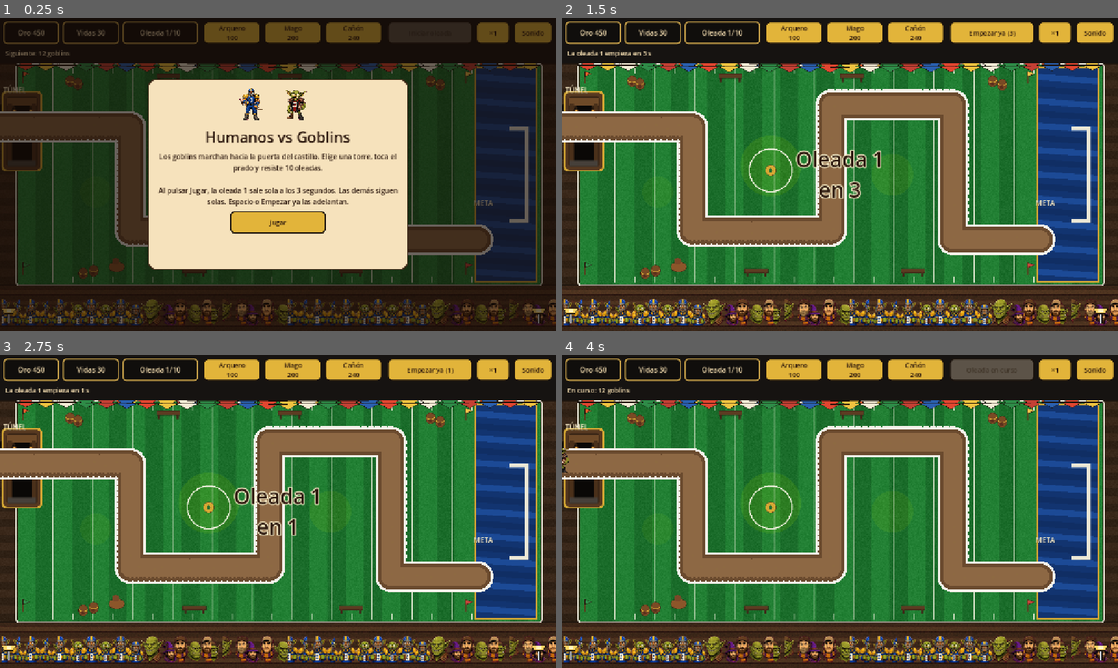
Above: before the commit, frames 1-4 (two rows, left to right).
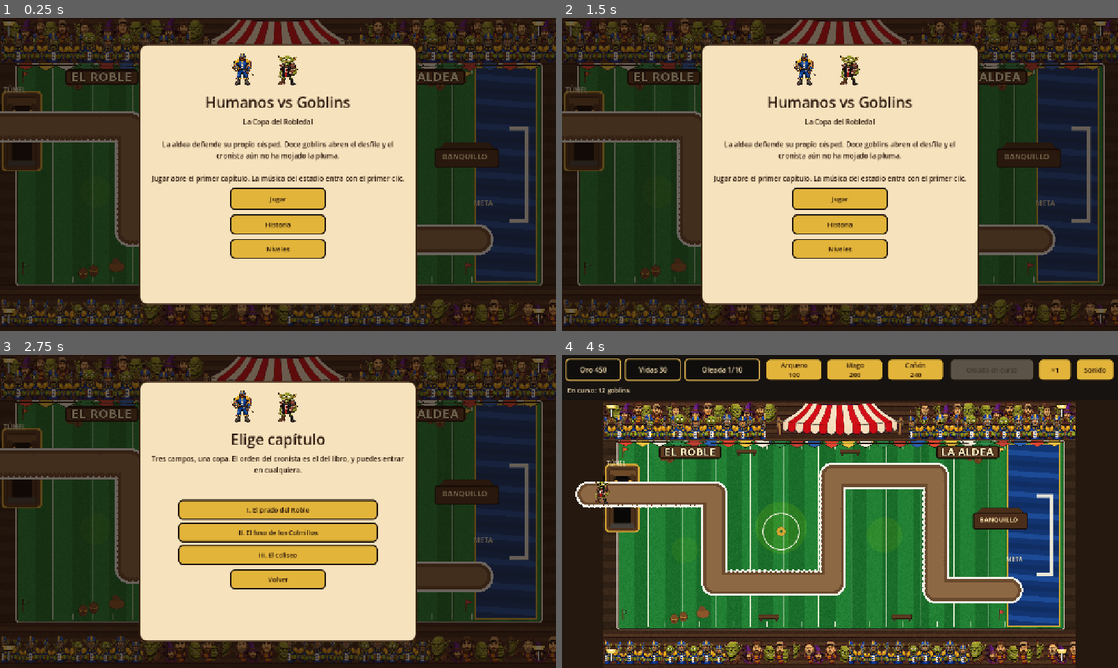
Above: after the commit, the same moments.

Repository: davidquirossoltero-commits/humanos-vs-goblins
Game: Godot game, scene res://scenes/main.tscn
Two runs of this game, one before a commit and one after it. Both use one fixed random seed, a clock stepped at 60 frames per second and the inputs below.
Inputs (mouse positions are in pixels of both pictures, inside the frame that each line leads up to):
- Up to frame 1 (0.25 s): no input
- Up to frame 2 (1.5 s): click (840, 224) at 0.5 s, where only the run after the commit has a clickable "Historia"; click (840, 277) at 1.25 s, where only the run after the commit has a clickable "Volver"
- Up to frame 3 (2.75 s): click (278, 586) at 2 s, where only the run after the commit has a clickable "Niveles"
- Up to frame 4 (4 s): click (840, 508) at 2.75 s, where only the run after the commit has a clickable "I. El prado del Roble"; click (990, 370) at 3.5 s, where only the run before the commit has a clickable "Empezar ya (1)"

The runs differ from the first frame. In frame 1, 28% of the frame differs, in the area x 0-100%, y 0-92%; in frame 2, 90%, in the area x 0-100%, y 0-100%; in frame 3, 90%; in frame 4, 57%.

Commit message:
Añade la Copa del Robledal: tres campos, menú y ambiente de estadio.
La crónica abre el juego, cada capítulo tiene su tablero y la música suave de órgano y grada entra con el primer clic.

Co-authored-by: david.quiros.soltero <david.quiros.soltero@gmail.com>

Diff:
--- /dev/null
+++ b/data/campaign.json
@@ -0,0 +1,82 @@
+{
+  "title": "La Copa del Robledal",
+  "chronicle": "El cronista abre el libro de la aldea.\n\nHace tres lunas, el clan de los Colmillos clavó un estandarte en el prado. No declaran una guerra: proponen un torneo de tres partidos por el camino del bosque. Reglas de taberna, público en la grada y una meta que no se puede ceder.\n\nSi el equipo del Roble gana los tres campos, el paso queda franco. Si cae, la aldea paga el peaje.\n\nCapítulo I. El prado del Roble. Se juega en casa, sobre el césped de la aldea.\nCapítulo II. El foso de los Colmillos. Barro, antorchas y un camino más sucio.\nCapítulo III. El coliseo. La final, bajo una grada de piedra.",
+  "chapters": [
+    {
+      "id": "roble",
+      "name": "I. El prado del Roble",
+      "pitch": "pitch",
+      "use_base_map": true,
+      "wave_from": 0,
+      "wave_to": 10,
+      "blurb": "La aldea defiende su propio césped. Doce goblins abren el desfile y el cronista aún no ha mojado la pluma.",
+      "win": "El prado aguanta. El cronista pasa la página: el siguiente campo ya está marcado en el mapa."
+    },
+    {
+      "id": "foso",
+      "name": "II. El foso de los Colmillos",
+      "pitch": "pitch_foso",
+      "use_base_map": false,
+      "wave_from": 3,
+      "wave_to": 9,
+      "blurb": "Hay que jugar de visita. El camino zigzaguea entre el barro y las antorchas del clan.",
+      "win": "El foso se queda sin voz. Solo queda la final, bajo la grada de piedra.",
+      "map": {
+        "id": "foso",
+        "name": "Foso de los Colmillos",
+        "width": 1280,
+        "height": 720,
+        "path_radius": 42,
+        "build_margin": 28,
+        "pitch": "pitch_foso",
+        "waypoints": [
+          {"x": -40, "y": 200},
+          {"x": 240, "y": 200},
+          {"x": 240, "y": 520},
+          {"x": 540, "y": 520},
+          {"x": 540, "y": 180},
+          {"x": 840, "y": 180},
+          {"x": 840, "y": 500},
+          {"x": 1140, "y": 500}
+        ],
+        "blocked": [
+          {"x": 0, "y": 140, "w": 78, "h": 150},
+          {"x": 1040, "y": 400, "w": 240, "h": 280}
+        ]
+      }
+    },
+    {
+      "id": "coliseo",
+      "name": "III. El coliseo",
+      "pitch": "pitch_coliseo",
+      "use_base_map": false,
+      "wave_from": 4,
+      "wave_to": 10,
+      "blurb": "La final. La grada es de piedra y el camino cruza el campo entero. Quien llegue a la meta se queda el bosque.",
+      "win": "La copa es del Roble. Los Colmillos vuelven al foso y el camino del bosque queda franco.",
+      "map": {
+        "id": "coliseo",
+        "name": "Coliseo de la Final",
+        "width": 1280,
+        "height": 720,
+        "path_radius": 42,
+        "build_margin": 28,
+        "pitch": "pitch_coliseo",
+        "waypoints": [
+          {"x": -30, "y": 340},
+          {"x": 260, "y": 340},
+          {"x": 260, "y": 170},
+          {"x": 580, "y": 170},
+          {"x": 580, "y": 540},
+          {"x": 920, "y": 540},
+          {"x": 920, "y": 250},
+          {"x": 1180, "y": 250}
+        ],
+        "blocked": [
+          {"x": 0, "y": 260, "w": 70, "h": 170},
+          {"x": 1060, "y": 150, "w": 220, "h": 220}
+        ]
+      }
+    }
+  ]
+}
--- a/project.godot
+++ b/project.godot
@@ -25,7 +25,7 @@
 
 renderer/rendering_method="gl_compatibility"
 renderer/rendering_method.mobile="gl_compatibility"
-environment/defaults/default_clear_color=Color(0.353, 0.659, 0.235, 1)
+environment/defaults/default_clear_color=Color(0.141, 0.094, 0.059, 1)
 textures/canvas_textures/default_texture_filter=1
 
 [input_devices]
--- a/scripts/draw_map.gd
+++ b/scripts/draw_map.gd
@@ -5,7 +5,7 @@
 static func render(c: CanvasItem, map: Dictionary) -> void:
 	var width := float(map.width)
 	var height := float(map.height)
-	var pitch := ArtBank.tex("pitch")
+	var pitch := ArtBank.tex(str(map.get("pitch", "pitch")))
 	if pitch:
 		c.draw_texture_rect(pitch, Rect2(0, 0, width, height), false)
 	else:
--- a/scripts/game_world.gd
+++ b/scripts/game_world.gd
@@ -34,6 +34,11 @@
 
 var base_position := Vector2.ZERO
 var base_scale := Vector2.ONE
+var campaign: Dictionary = {}
+var chapter := 0
+var cleared: Array = []
+var _base_waves: Array = []
+var _base_map: Dictionary = {}
 var toast_text := ""
 var toast_until := 0
 var banner_text := ""
@@ -57,6 +62,10 @@
 	add_child(sfx)
 	add_child(preload("res://scripts/map_view.gd").new())
 	add_child(preload("res://scripts/fx_view.gd").new())
+	campaign = Catalog._read("res://data/campaign.json")
+	_base_waves = catalog.waves.duplicate(true)
+	_base_map = catalog.map.duplicate(true)
+	_load_progress()
 
 
 func _process(delta: float) -> void:
@@ -84,17 +93,73 @@
 func play() -> void:
 	if phase != "menu":
 		return
+	start_chapter(chapter)
+
+
+func start_chapter(index: int) -> void:
+	if index < 0 or index >= chapter_count():
+		return
+	chapter = index
+	_apply_chapter()
+	_reset_match()
 	phase = "ready"
 	auto_next_at = now + FIRST_WAVE_DELAY
 	sfx.unlock()
 	changed.emit()
 
 
+func go_menu() -> void:
+	chapter = 0
+	catalog.waves = _base_waves.duplicate(true)
+	catalog.map = _base_map.duplicate(true)
+	route = PathRoute.new(catalog.map.waypoints)
+	_reset_match()
+	phase = "menu"
+	auto_next_at = -1.0
+	changed.emit()
+
+
+func chapter_count() -> int:
+	return (campaign.get("chapters", []) as Array).size()
+
+
+func chapter_name(index: int) -> String:
+	return str(_chapter(index).get("name", "Capítulo"))
+
+
+func chapter_blurb(index: int) -> String:
+	return str(_chapter(index).get("blurb", ""))
+
+
+func chapter_cleared(index: int) -> bool:
+	return index >= 0 and index < cleared.size() and bool(cleared[index])
+
+
+func campaign_title() -> String:
+	return str(campaign.get("title", "Humanos vs Goblins"))
+
+
+func chronicle() -> String:
+	return str(campaign.get("chronicle", ""))
+
+
+func has_next_chapter() -> bool:
+	return chapter + 1 < chapter_count()
+
+
 func restart() -> void:
+	_apply_chapter()
+	_reset_match()
+	phase = "ready"
+	auto_next_at = FIRST_WAVE_DELAY
+	sfx.unlock()
+	changed.emit()
+
+
+func _reset_match() -> void:
 	gold = int(catalog.balance.start_gold)
 	lives = int(catalog.balance.start_lives)
 	wave_number = 0
-	phase = "ready"
 	speed = 1
 	now = 0.0
 	towers.clear()
@@ -111,11 +176,49 @@
 	selected_id = -1
 	toast_text = ""
 	banner_text = ""
-	auto_next_at = FIRST_WAVE_DELAY
+	auto_next_at = -1.0
 	_pending_dead.clear()
 	_pending_spawns.clear()
-	sfx.unlock()
-	changed.emit()
+
+
+func _chapter(index: int) -> Dictionary:
+	var chapters: Array = campaign.get("chapters", [])
+	if index < 0 or index >= chapters.size():
+		return {}
+	return chapters[index]
+
+
+func _apply_chapter() -> void:
+	var entry := _chapter(chapter)
+	if entry.is_empty():
+		return
+	if bool(entry.get("use_base_map", false)):
+		catalog.map = _base_map.duplicate(true)
+	else:
+		catalog.map = (entry.map as Dictionary).duplicate(true)
+	catalog.map["pitch"] = str(entry.get("pitch", "pitch"))
+	var start := int(entry.get("wave_from", 0))
+	var finish := int(entry.get("wave_to", _base_waves.size()))
+	var slice: Array = []
+	for i in range(start, mini(finish, _base_waves.size())):
+		slice.append(_base_waves[i])
+	catalog.waves = slice
+	route = PathRoute.new(catalog.map.waypoints)
+
+
+func _load_progress() -> void:
+	cleared.clear()
+	var file := ConfigFile.new()
+	var found := file.load("user://copa_del_robledal.cfg") == OK
+	for i in chapter_count():
+		cleared.append(found and bool(file.get_value("copa", "c%d" % i, false)))
+
+
+func _save_progress() -> void:
+	var file := ConfigFile.new()
+	for i in cleared.size():
+		file.set_value("copa", "c%d" % i, bool(cleared[i]))
+	file.save("user://copa_del_robledal.cfg")
 
 
 func toggle_speed() -> void:
@@ -263,9 +366,9 @@
 
 func preview_text() -> String:
 	if phase == "won":
-		return "La aldea está a salvo"
+		return chapter_name(chapter)
 	if phase == "lost":
-		return "La puerta ha caído"
+		return "La meta ha caído"
 	if placing != "":
 		var definition := catalog.tower(placing)
 		return "Coloca: %s. Toca el prado. Clic derecho cancela." % definition.name
@@ -274,7 +377,7 @@
 		return ""
 	var wait := seconds_until_next()
 	if wait >= 0:
-		return "La oleada %d empieza en %d s" % [mini(wave_number + 1, catalog.waves.size()), wait]
+		return "%s. La oleada %d empieza en %d s" % [chapter_name(chapter), mini(wave_number + 1, catalog.waves.size()), wait]
 	var prefix := "En curso: " if phase == "combat" else "Siguiente: "
 	return prefix + WaveLogic.describe(catalog.waves[index], catalog.enemies)
 
@@ -568,6 +671,9 @@
 	if wave_number >= catalog.waves.size():
 		phase = "won"
 		banner_text = ""
+		if chapter >= 0 and chapter < cleared.size():
+			cleared[chapter] = true
+			_save_progress()
 		sfx.play("win")
 	else:
 		phase = "ready"
--- a/scripts/hud.gd
+++ b/scripts/hud.gd
@@ -30,6 +30,12 @@
 var overlay_button: Button
 var emblem: Node2D
 var _overlay_phase := ""
+var menu_page := "title"
+var story_button: Button
+var levels_button: Button
+var back_button: Button
+var chapter_box: VBoxContainer
+var chapter_buttons: Array = []
 var _card_key := ""
 var _selected_style: StyleBoxFlat
 var _normal_style: StyleBoxFlat
@@ -265,10 +271,10 @@
 	overlay.add_child(dim)
 	var panel := Panel.new()
 	panel.set_anchors_preset(PRESET_CENTER)
-	panel.offset_left = -300
-	panel.offset_right = 300
-	panel.offset_top = -220
-	panel.offset_bottom = 220
+	panel.offset_left = -320
+	panel.offset_right = 320
+	panel.offset_top = -300
+	panel.offset_bottom = 300
 	panel.add_theme_stylebox_override("panel", _box(Color("f6e2bc"), Color("3a2414"), 18))
 	overlay.add_child(panel)
 	var margin := MarginContainer.new()
@@ -303,44 +309,147 @@
 	overlay_button.size_flags_horizontal = Control.SIZE_SHRINK_CENTER
 	overlay_button.pressed.connect(_on_overlay_button)
 	box.add_child(overlay_button)
+	story_button = _button("Historia")
+	story_button.custom_minimum_size = Vector2(220, 46)
+	story_button.size_flags_horizontal = Control.SIZE_SHRINK_CENTER
+	story_button.pressed.connect(func() -> void:
+		menu_page = "story"
+		world.sfx.unlock()
+		_overlay_phase = ""
+		refresh()
+	)
+	box.add_child(story_button)
+	levels_button = _button("Niveles")
+	levels_button.custom_minimum_size = Vector2(220, 46)
+	levels_button.size_flags_horizontal = Control.SIZE_SHRINK_CENTER
+	levels_button.pressed.connect(func() -> void:
+		menu_page = "levels"
+		world.sfx.unlock()
+		_overlay_phase = ""
+		refresh()
+	)
+	box.add_child(levels_button)
+	chapter_box = VBoxContainer.new()
+	chapter_box.add_theme_constant_override("separation", 6)
+	chapter_box.size_flags_horizontal = Control.SIZE_SHRINK_CENTER
+	box.add_child(chapter_box)
+	for i in world.chapter_count():
+		var chapter_button := _button(world.chapter_name(i))
+		chapter_button.custom_minimum_size = Vector2(460, 46)
+		chapter_button.pressed.connect(_on_chapter.bind(i))
+		chapter_box.add_child(chapter_button)
+		chapter_buttons.append(chapter_button)
+	back_button = _button("Menú")
+	back_button.custom_minimum_size = Vector2(220, 46)
+	back_button.size_flags_horizontal = Control.SIZE_SHRINK_CENTER
+	back_button.pressed.connect(_on_back)
+	box.add_child(back_button)
 
 
 func _refresh_overlay() -> void:
 	var show := world.phase == "menu" or world.phase == "won" or world.phase == "lost"
 	overlay.visible = show
+	bar.visible = not show
 	overlay.mouse_filter = MOUSE_FILTER_STOP if show else MOUSE_FILTER_IGNORE
-	if not show or _overlay_phase == world.phase:
+	var page := menu_page if world.phase == "menu" else world.phase
+	if not show or (_overlay_phase == page and world.phase != "menu"):
 		if show and world.phase != "menu":
 			overlay_body.text = _overlay_copy()
 		return
-	_overlay_phase = world.phase
-	emblem.mode = world.phase
+	if _overlay_phase == page:
+		return
+	_overlay_phase = page
+	emblem.mode = "menu" if world.phase == "menu" else world.phase
 	emblem.queue_redraw()
-	if world.phase == "menu":
+	_fill_overlay(page)
+
+
+func _fill_overlay(page: String) -> void:
+	story_button.visible = false
+	levels_button.visible = false
+	chapter_box.visible = false
+	back_button.visible = false
+	overlay_button.visible = true
+	overlay_body.custom_minimum_size = Vector2(520, 96)
+	if page == "title":
 		overlay_title.text = "Humanos vs Goblins"
 		overlay_button.text = "Jugar"
-	elif world.phase == "won":
-		overlay_title.text = "¡Victoria!"
-		overlay_button.text = "Reiniciar"
+		story_button.visible = true
+		levels_button.visible = true
+		overlay_body.text = "%s\n\n%s\n\nJugar abre el primer capítulo. La música del estadio entra con el primer clic." % [world.campaign_title(), world.chapter_blurb(0)]
+	elif page == "story":
+		overlay_title.text = world.campaign_title()
+		overlay_button.visible = false
+		back_button.visible = true
+		back_button.text = "Volver"
+		overlay_body.custom_minimum_size = Vector2(520, 220)
+		overlay_body.text = world.chronicle()
+	elif page == "levels":
+		overlay_title.text = "Elige capítulo"
+		overlay_button.visible = false
+		chapter_box.visible = true
+		back_button.visible = true
+		back_button.text = "Volver"
+		overlay_body.text = "Tres campos, una copa. El orden del cronista es el del libro, y puedes entrar en cualquiera."
+		for i in chapter_buttons.size():
+			var button: Button = chapter_buttons[i]
+			var mark := "  ·  superado" if world.chapter_cleared(i) else ""
+			button.text = world.chapter_name(i) + mark
+	elif page == "won":
+		var last := not world.has_next_chapter()
+		overlay_title.text = "¡La copa es del Roble!" if last else "¡Capítulo superado!"
+		overlay_button.text = "Menú" if last else "Siguiente capítulo"
+		back_button.visible = not last
+		back_button.text = "Menú"
+		overlay_body.text = _overlay_copy()
 	else:
 		overlay_title.text = "Derrota"
 		overlay_button.text = "Reintentar"
-	overlay_body.text = _overlay_copy()
+		back_button.visible = true
+		back_button.text = "Menú"
+		overlay_body.text = _overlay_copy()
 
 
 func _overlay_copy() -> String:
 	if world.phase == "won":
-		return "La aldea está a salvo. Los goblins huyeron al bosque.\nVidas restantes: %d · Oro: %d" % [world.lives, world.gold]
+		return "%s\n\n%s\nVidas restantes: %d · Oro: %d" % [world.chapter_name(world.chapter), str(world._chapter(world.chapter).get("win", "")), world.lives, world.gold]
 	if world.phase == "lost":
-		return "Los goblins derribaron la puerta. La aldea ha caído.\nCaíste en la oleada %d." % maxi(world.wave_number, 1)
-	return "Los goblins marchan hacia la puerta del castillo. Elige una torre, toca el prado y resiste 10 oleadas.\n\nAl pulsar Jugar, la oleada 1 sale sola a los 3 segundos. Las demás siguen solas. Espacio o Empezar ya las adelantan."
+		return "%s se tuerce. Los goblins cruzan la meta.\nCaíste en la oleada %d." % [world.chapter_name(world.chapter), maxi(world.wave_number, 1)]
+	return ""
 
 
 func _on_overlay_button() -> void:
+	world.sfx.unlock()
 	if world.phase == "menu":
+		menu_page = "title"
+		world.chapter = 0
 		world.play()
+	elif world.phase == "won" and world.has_next_chapter():
+		world.start_chapter(world.chapter + 1)
+	elif world.phase == "won":
+		menu_page = "title"
+		_overlay_phase = ""
+		world.go_menu()
 	else:
 		world.restart()
+
+
+func _on_back() -> void:
+	world.sfx.unlock()
+	if world.phase == "menu":
+		menu_page = "title"
+		_overlay_phase = ""
+		refresh()
+	else:
+		menu_page = "title"
+		_overlay_phase = ""
+		world.go_menu()
+
+
+func _on_chapter(index: int) -> void:
+	world.sfx.unlock()
+	menu_page = "title"
+	world.start_chapter(index)
 
 
 func _refresh_card() -> void:
--- a/scripts/main.gd
+++ b/scripts/main.gd
@@ -8,7 +8,7 @@
 	mouse_filter = MOUSE_FILTER_IGNORE
 	var bg := ColorRect.new()
 	bg.set_anchors_preset(PRESET_FULL_RECT)
-	bg.color = Color("5aa83c")
+	bg.color = Color("24180f")
 	bg.mouse_filter = MOUSE_FILTER_IGNORE
 	add_child(bg)
 	world = GameWorld.new()
@@ -22,6 +22,7 @@
 	hud.setup(world)
 	ui.add_child(hud)
 	world.changed.connect(hud.refresh)
+	world.changed.connect(_layout)
 	get_viewport().size_changed.connect(_layout)
 	_layout()
 	hud.refresh()
@@ -29,8 +30,10 @@
 
 func _layout() -> void:
 	var vp := get_viewport_rect().size
-	var map_scale := minf(vp.x / GameWorld.MAP_SIZE.x, vp.y / GameWorld.MAP_SIZE.y)
-	var origin := (vp - GameWorld.MAP_SIZE * map_scale) * 0.5
+	var top := 0.0 if world.phase == "menu" or world.phase == "won" or world.phase == "lost" else 108.0
+	var avail := Vector2(vp.x, maxf(vp.y - top, 1.0))
+	var map_scale := minf(avail.x / GameWorld.MAP_SIZE.x, avail.y / GameWorld.MAP_SIZE.y)
+	var origin := Vector2((vp.x - GameWorld.MAP_SIZE.x * map_scale) * 0.5, top + (avail.y - GameWorld.MAP_SIZE.y * map_scale) * 0.5)
 	world.apply_layout(origin, map_scale)
 	hud.layout(vp, origin, map_scale)
 
--- a/scripts/map_view.gd
+++ b/scripts/map_view.gd
@@ -3,6 +3,9 @@
 
 func _ready() -> void:
 	z_index = 0
+	var world := get_parent() as GameWorld
+	if world and not world.changed.is_connected(queue_redraw):
+		world.changed.connect(queue_redraw)
 	queue_redraw()
 
 
--- a/scripts/sfx.gd
+++ b/scripts/sfx.gd
@@ -10,6 +10,8 @@
 var _voices: Array = []
 var _rate := 22050.0
 var _rng := RandomNumberGenerator.new()
+var _music_time := 0.0
+var _crowd := 0.0
 
 
 func _ready() -> void:
@@ -25,6 +27,7 @@
 	_player.volume_db = 0.0
 	add_child(_player)
 	_rng.seed = 17
+	_ensure_playing()
 
 
 func _process(_delta: float) -> void:
@@ -63,6 +66,7 @@
 				shaped = (1.0 if sine >= 0.0 else -1.0) if int(voice.shape) == 0 else sine
 			sample += shaped * env * float(voice.amp)
 		_voices = alive
+		sample += _stadium()
 		sample = clampf(sample, -1.0, 1.0)
 		_playback.push_frame(Vector2(sample, sample))
 
@@ -144,6 +148,21 @@
 		AudioServer.set_bus_volume_db(master, 0.0)
 
 
+func _stadium() -> float:
+	_music_time += 1.0 / _rate
+	var t := _music_time
+	var organ := sin(TAU * 98.0 * t) * 0.045
+	organ += sin(TAU * 146.8 * t) * 0.028
+	organ += sin(TAU * 196.0 * t) * 0.016
+	var swell := 0.72 + 0.28 * sin(t * 0.33)
+	var beat := fmod(t, 1.15)
+	var drum := 0.0
+	if beat < 0.09:
+		drum = sin(TAU * 72.0 * beat) * (1.0 - beat / 0.09) * 0.07
+	_crowd += (_rng.randf_range(-1.0, 1.0) - _crowd) * 0.015
+	return organ * swell + drum + _crowd * 0.05
+
+
 func _add(freq: float, freq_to: float, dur: float, amp: float, shape: int, delay: float) -> void:
 	if _voices.size() > 14:
 		_voices.pop_front()
--- a/tests/run_tests.gd
+++ b/tests/run_tests.gd
@@ -173,6 +173,12 @@
 	root.add_child(main)
 	main.world.set_process(false)
 	check(main.world.phase == "menu", "empieza en el menú")
+	check(main.world.chapter_count() == 3, "la copa tiene 3 capítulos")
+	check(main.world.chronicle().contains("Colmillos"), "la crónica nombra a los Colmillos")
+	main.world.start_chapter(1)
+	check(str(main.world.catalog.map.id) == "foso", "el segundo capítulo es otro campo")
+	check(main.world.catalog.waves.size() == 6, "el foso tiene sus oleadas")
+	main.world.go_menu()
 	main.world.play()
 	check(main.world.phase == "ready", "jugar deja la aldea en calma")
 	main.world.pick_tower("arquero")
Binary file changed: art/pitch.png
Binary file added: art/pitch_coliseo.png
Not shown, added: art/pitch_coliseo.png.import
Binary file added: art/pitch_foso.png
Not shown, added: art/pitch_foso.png.import
